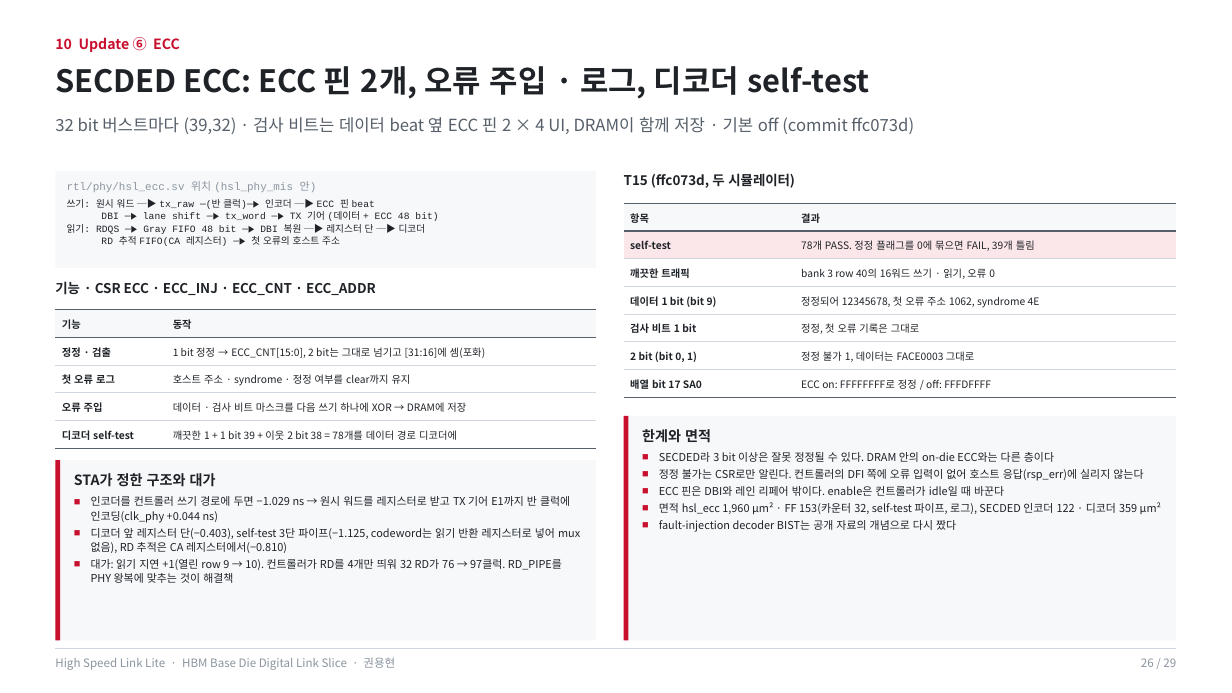
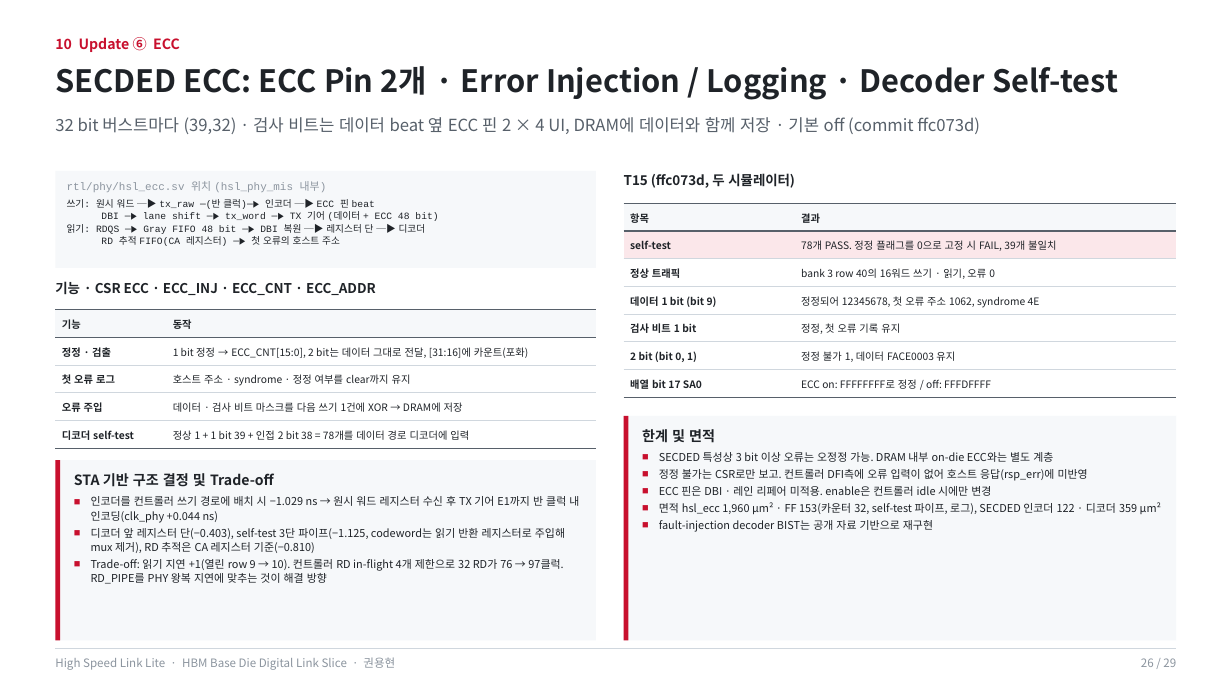
Before and after one commit to yhkwon-git/High_Speed_Link_Lite, a slide deck: slide 26 of portfolio-deck/HighSpeedLinkLite_Portfolio.pptx. Drawn at 1232x693 pixels with LibreOffice and Linux fonts; fonts in the diff are those of the drawing. Boxes give left, top, right and bottom in pixels: in the first picture for what was removed or moved away, otherwise in the second. Text is boxed around its words. In the diff, an @@ line names an element or a change of style, - is before the commit and + after.

```diff
--- a/portfolio-deck/HighSpeedLinkLite_Portfolio.pptx
+++ b/portfolio-deck/HighSpeedLinkLite_Portfolio.pptx
@@ text at box(55, 66, 1118, 100): text changed @@
-SECDED ECC: ECC 핀 2개, 오류 주입 · 로그, 디코더 self-test
+SECDED ECC: ECC Pin 2개 · Error Injection / Logging · Decoder Self-test
@@ text at box(55, 117, 980, 134): text changed @@
-32 bit 버스트마다 (39,32) · 검사 비트는 데이터 beat 옆 ECC 핀 2 × 4 UI, DRAM이 함께 저장 · 기본 off (commit ffc073d)
+32 bit 버스트마다 (39,32) · 검사 비트는 데이터 beat 옆 ECC 핀 2 × 4 UI, DRAM에 데이터와 함께 저장 · 기본 off (commit ffc073d)
@@ text at box(67, 181, 327, 192): text changed @@
-rtl/phy/hsl_ecc.sv 위치 (hsl_phy_mis 안)
+rtl/phy/hsl_ecc.sv 위치 (hsl_phy_mis 내부)
@@ table at box(624, 203, 1177, 397) @@
-row 2, column 2: 78개 PASS. 정정 플래그를 0에 묶으면 FAIL, 39개 틀림
+row 2, column 2: 78개 PASS. 정정 플래그를 0으로 고정 시 FAIL, 39개 불일치
-row 3, column 1: 깨끗한 트래픽
+row 3, column 1: 정상 트래픽
-row 5, column 2: 정정, 첫 오류 기록은 그대로
+row 5, column 2: 정정, 첫 오류 기록 유지
-row 6, column 2: 정정 불가 1, 데이터는 FACE0003 그대로
+row 6, column 2: 정정 불가 1, 데이터 FACE0003 유지
@@ table at box(55, 310, 596, 448) @@
-row 2, column 2: 1 bit 정정 → ECC_CNT[15:0], 2 bit는 그대로 넘기고 [31:16]에 셈(포화)
+row 2, column 2: 1 bit 정정 → ECC_CNT[15:0], 2 bit는 데이터 그대로 전달, [31:16]에 카운트(포화)
-row 4, column 2: 데이터 · 검사 비트 마스크를 다음 쓰기 하나에 XOR → DRAM에 저장
+row 4, column 2: 데이터 · 검사 비트 마스크를 다음 쓰기 1건에 XOR → DRAM에 저장
-row 5, column 2: 깨끗한 1 + 1 bit 39 + 이웃 2 bit 38 = 78개를 데이터 경로 디코더에
+row 5, column 2: 정상 1 + 1 bit 39 + 인접 2 bit 38 = 78개를 데이터 경로 디코더에 입력
@@ text at box(642, 429, 1088, 496): text changed @@
-한계와 면적
-■ SECDED라 3 bit 이상은 잘못 정정될 수 있다. DRAM 안의 on-die ECC와는 다른 층이다
-■ 정정 불가는 CSR로만 알린다. 컨트롤러의 DFI 쪽에 오류 입력이 없어 호스트 응답(rsp_err)에 실리지 않는다
-■ ECC 핀은 DBI와 레인 리페어 밖이다. enable은 컨트롤러가 idle일 때 바꾼다
+한계 및 면적
+■ SECDED 특성상 3 bit 이상 오류는 오정정 가능. DRAM 내부 on-die ECC와는 별도 계층
+■ 정정 불가는 CSR로만 보고. 컨트롤러 DFI측에 오류 입력이 없어 호스트 응답(rsp_err)에 미반영
+■ ECC 핀은 DBI · 레인 리페어 미적용. enable은 컨트롤러 idle 시에만 변경
@@ text at box(74, 473, 579, 584): text changed @@
-STA가 정한 구조와 대가
-■ 인코더를 컨트롤러 쓰기 경로에 두면 −1.029 ns → 원시 워드를 레지스터로 받고 TX 기어 E1까지 반 클럭에 인코딩(clk_phy +0.044 ns)
-■ 디코더 앞 레지스터 단(−0.403), self-test 3단 파이프(−1.125, codeword는 읽기 반환 레지스터로 넣어 mux 없음), RD 추적은 CA 레지스터에서(−0.810)
-■ 대가: 읽기 지연 +1(열린 row 9 → 10). 컨트롤러가 RD를 4개만 띄워 32 RD가 76 → 97클럭. RD_PIPE를 PHY 왕복에 맞추는 것이 해결책
+STA 기반 구조 결정 및 Trade-off
+■ 인코더를 컨트롤러 쓰기 경로에 배치 시 −1.029 ns → 원시 워드 레지스터 수신 후 TX 기어 E1까지 반 클럭 내 인코딩(clk_phy +0.044 ns)
+■ 디코더 앞 레지스터 단(−0.403), self-test 3단 파이프(−1.125, codeword는 읽기 반환 레지스터로 주입해 mux 제거), RD 추적은 CA 레지스터 기준(−0.810)
+■ Trade-off: 읽기 지연 +1(열린 row 9 → 10). 컨트롤러 RD in-flight 4개 제한으로 32 RD가 76 → 97클럭. RD_PIPE를 PHY 왕복 지연에 맞추는 것이 해결 방향
@@ text at box(659, 520, 933, 532): text changed @@
-■ fault-injection decoder BIST는 공개 자료의 개념으로 다시 짰다
+■ fault-injection decoder BIST는 공개 자료 기반으로 재구현
```
Also in this commit, not shown: 26 other slides changed, 1 other file.
